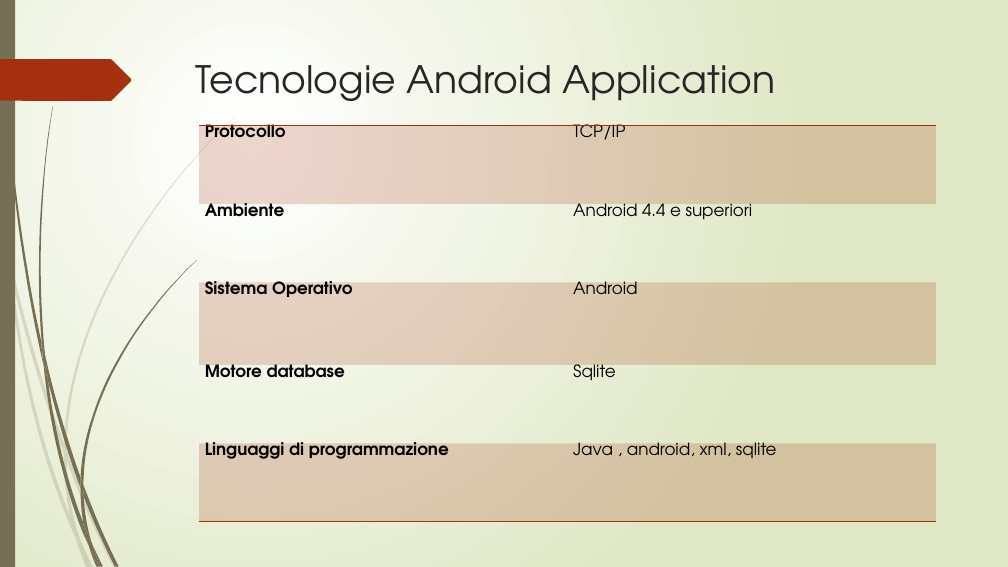
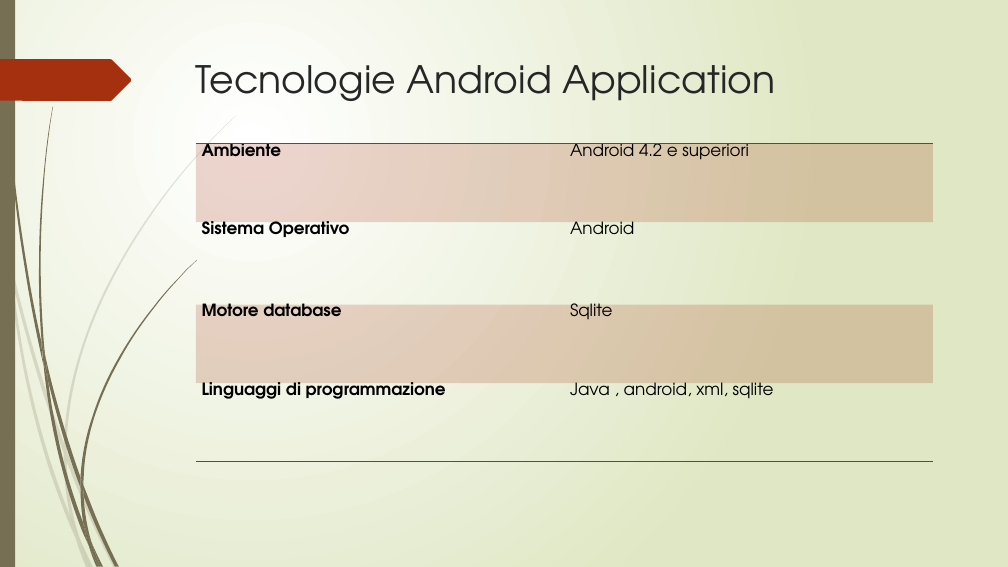
Before and after one commit to lpleo/Ingegneria_Software_2014, a slide deck: slide 14 of Slide/Slide Alby.pptx. Drawn at 1008x567 pixels with LibreOffice and Linux fonts; fonts in the diff are those of the drawing. Boxes give left, top, right and bottom in pixels: in the first picture for what was removed or moved away, otherwise in the second. Text is boxed around its words. In the diff, an @@ line names an element or a change of style, - is before the commit and + after.

```diff
--- a/Slide/Slide Alby.pptx
+++ b/Slide/Slide Alby.pptx
@@ table at (x1=196, y1=144, x2=932, y2=461) @@
-row 1: Protocollo | TCP/IP
-row 2: Ambiente | Android 4.4 e superiori
+row 1: Ambiente | Android 4.2 e superiori
@@ table resized from (x1=199, y1=126, x2=935, y2=522) to (x1=196, y1=144, x2=932, y2=461) @@
```
Also in this commit, not shown: 2 other slides changed, 1 slide added, 1 slide removed, 3 other files.
